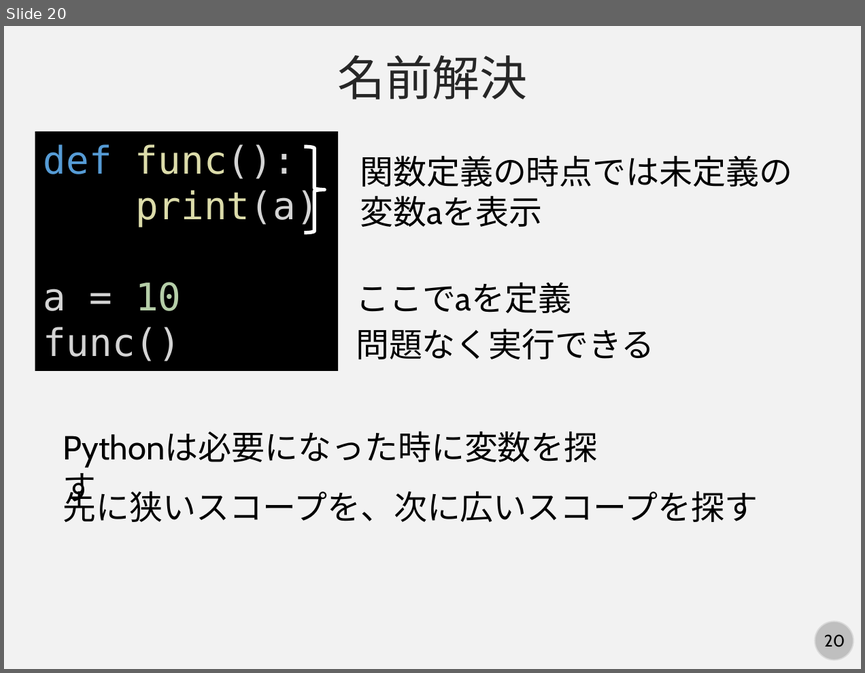
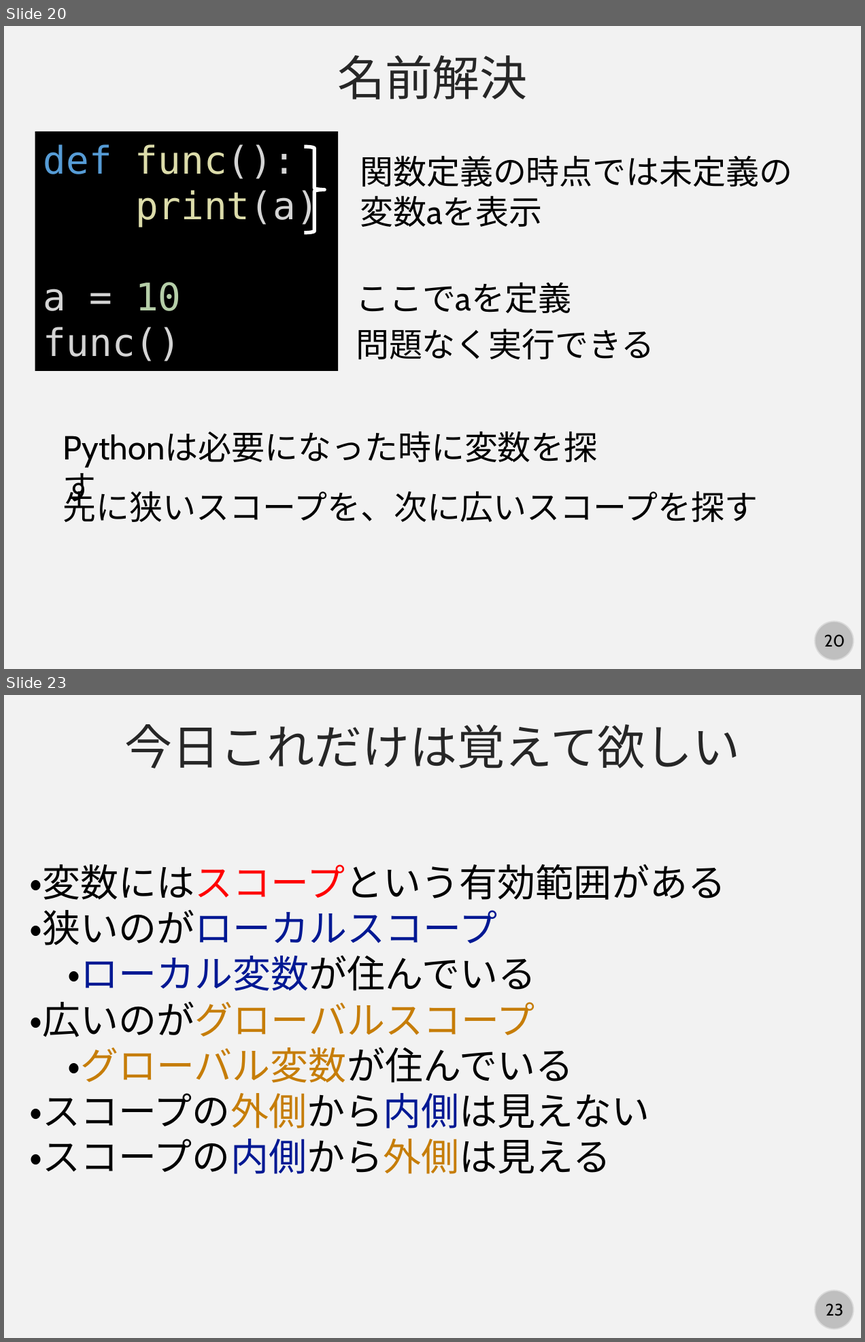
Before and after one commit to kaityo256/python_zero, a slide deck: scope/fig/slide.pptx. Shown one above the other, each under a label of ours: slide 20 before the commit, slides 20 and 23 after it; the slides between them are not shown. The pictures are 865x673 and 865x1342 pixels, drawn with LibreOffice and Linux fonts; fonts in the diff are those of the drawing. Boxes give left, top, right and bottom in pixels: in the first picture for what was removed or moved away, otherwise in the second. Text is boxed around its words. In the diff, an @@ line names an element or a change of style, - is before the commit and + after.

```diff
--- a/scope/fig/slide.pptx
+++ b/scope/fig/slide.pptx
@@ slide 23 added at <box>4,695,861,1338</box>, background #F2F2F2; not listed: 2 template elements that a slide beside it also shows @@
@@ text added at <box>124,724,740,768</box>, 40 pt, text #262626 @@
+今日これだけは覚えて欲しい
@@ text added at <box>29,864,725,1174</box>, 32 pt, text #000000 @@
+・変数にはスコープという有効範囲がある
+・狭いのがローカルスコープ
+・ローカル変数が住んでいる
+・広いのがグローバルスコープ
+・グローバル変数が住んでいる
+・スコープの外側から内側は見えない
+・スコープの内側から外側は見える
```
Also in this commit, not shown: 1 slide changed, 6 other slides added.
